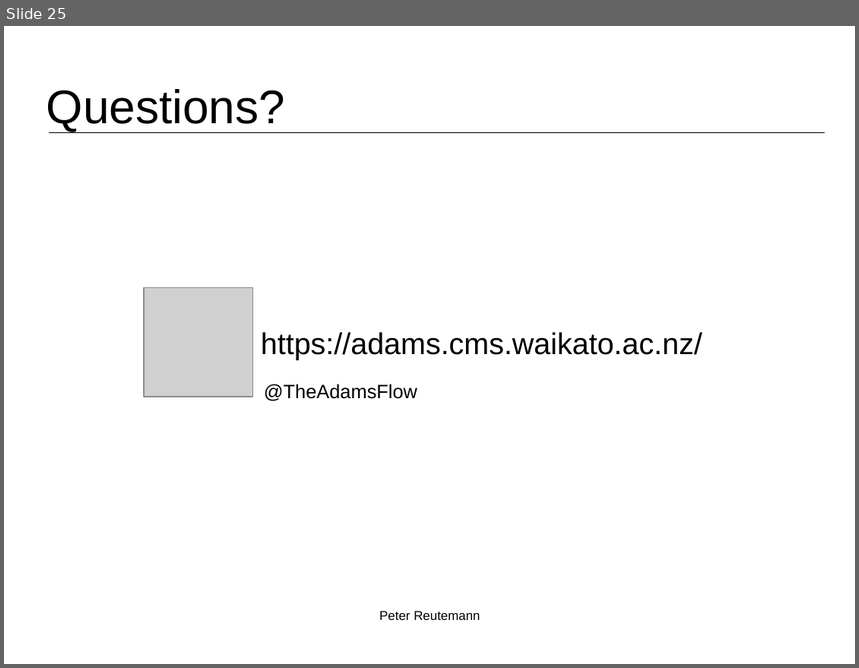
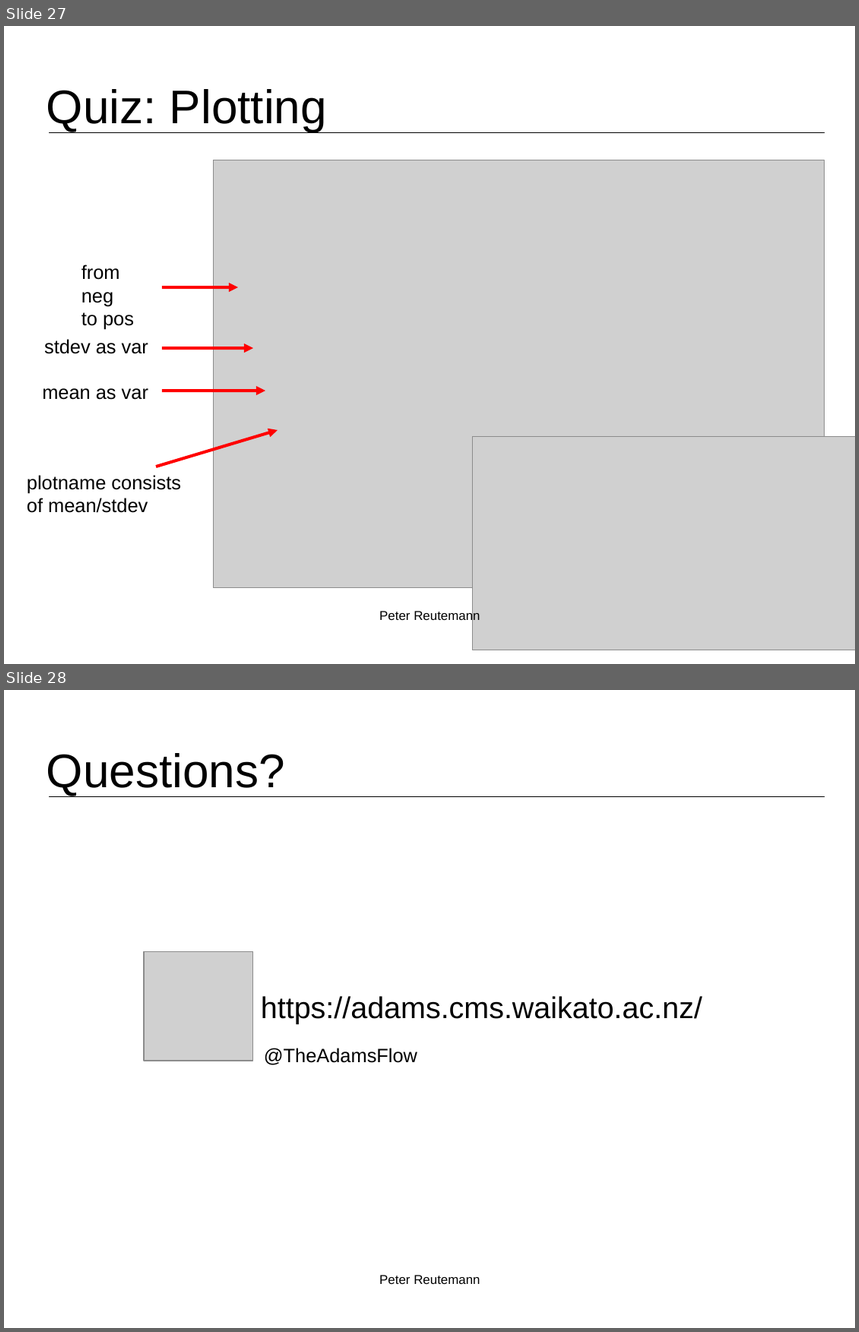
Before and after one commit to fracpete/kuching-2015, a slide deck: 2_basic_flows/kuching2015_basic_flows.odp. Shown one above the other, each under a label of ours: slide 25 before the commit, slides 27 and 28 after it. The pictures are 859x668 and 859x1332 pixels, drawn with LibreOffice and Linux fonts; fonts in the diff are those of the drawing; grey boxes stand for pictures; background and template pictures are left out. Boxes give left, top, right and bottom in pixels: in the first picture for what was removed or moved away, otherwise in the second. Text is boxed around its words. In the diff, an @@ line names an element or a change of style, - is before the commit and + after.

```diff
--- a/2_basic_flows/kuching2015_basic_flows.odp
+++ b/2_basic_flows/kuching2015_basic_flows.odp
@@ slide 27 added at [4, 26, 855, 664], background #FFFFFF; not listed: 1 template element that a slide beside it also shows @@
@@ title added at [47, 89, 327, 132], 44 pt, text #000000 @@
+Quiz: Plotting
@@ picture added at [213, 161, 825, 589] @@
@@ text added at [82, 265, 134, 330], 18 pt, text #000000 @@
+from neg
+to pos
@@ arrow added from (162, 288) to (238, 288), #FF0000 2.83 pt @@
@@ text added at [44, 339, 148, 354], 18 pt, text #000000 @@
+stdev as var
@@ arrow added from (162, 348) to (253, 348), #FF0000 2.83 pt @@
@@ text added at [42, 389, 148, 400], 18 pt, text #000000 @@
+mean as var
@@ arrow added from (162, 391) to (266, 391), #FF0000 2.83 pt @@
@@ arrow added from (156, 467) to (278, 431), #FF0000 2.83 pt @@
@@ picture added at [473, 436, 855, 650] @@
@@ text added at [27, 475, 181, 513], 18 pt, text #000000 @@
+plotname consists
+of mean/stdev
@@ text added at [379, 610, 480, 623], 12 pt, text #000000 @@
+Peter Reutemann
@@ what was slide 25 is now slide 28 @@
```
Also in this commit, not shown: 1 slide changed, 2 other slides added, 2 other files.
